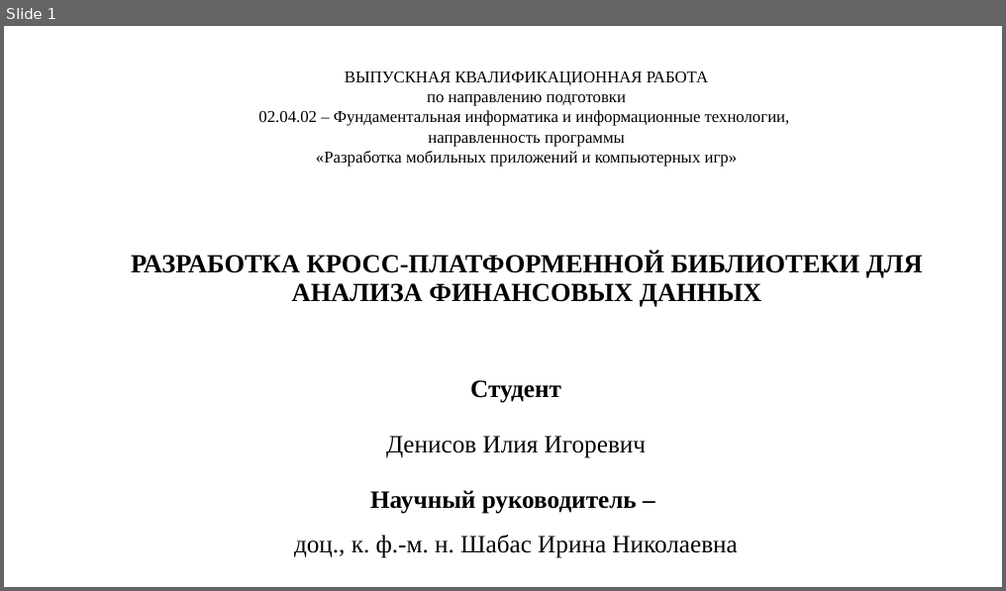
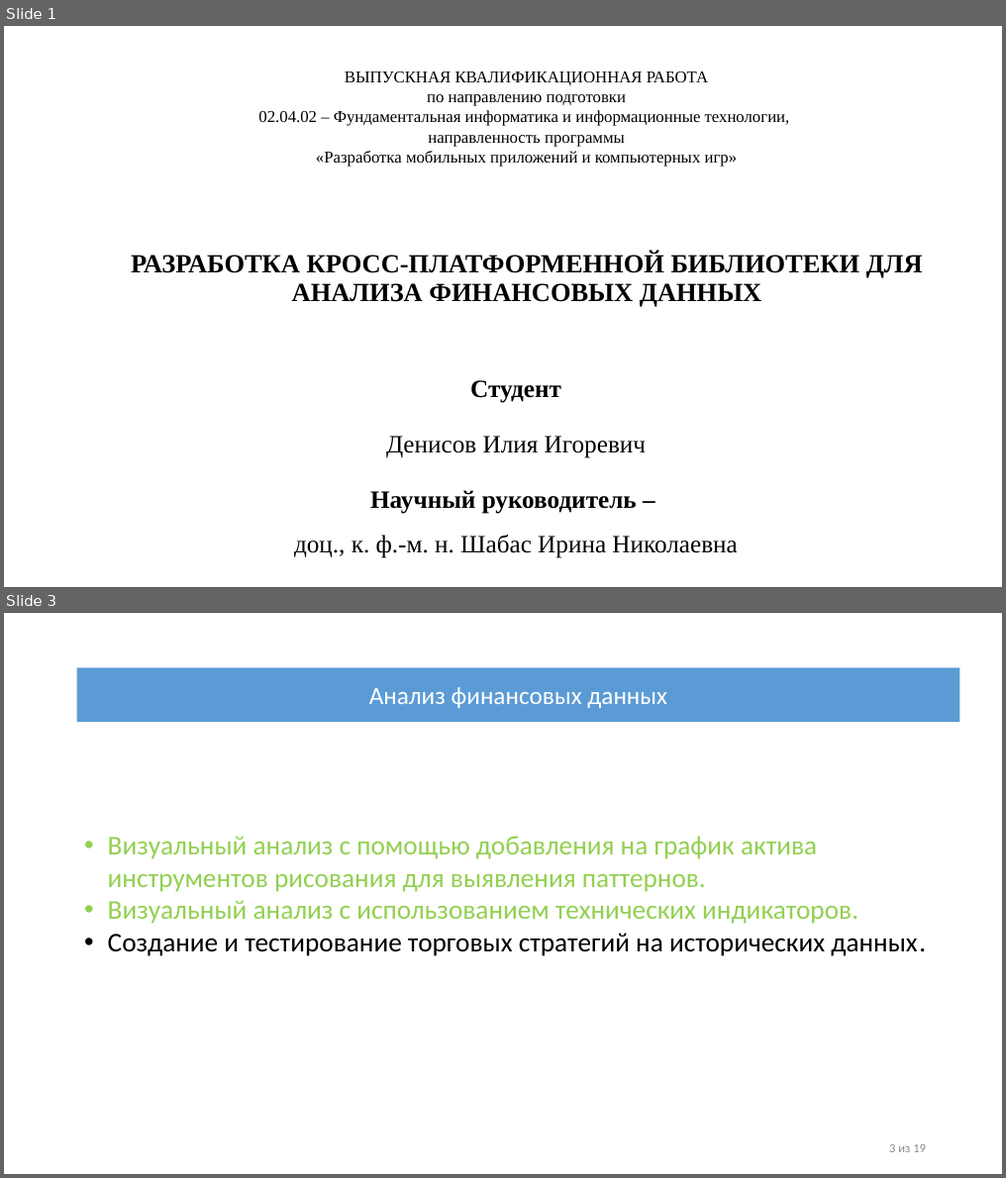
Before and after one commit to IliiaDenisov/masters-thesis, a slide deck: src/Презентация диплома.pptx. Shown one above the other, each under a label of ours: slide 1 before the commit, slides 1 and 3 after it; the slides between them are not shown. The pictures are 1006x591 and 1006x1178 pixels, drawn with LibreOffice and Linux fonts; fonts in the diff are those of the drawing. Boxes give left, top, right and bottom in pixels: in the first picture for what was removed or moved away, otherwise in the second. Text is boxed around its words. In the diff, an @@ line names an element or a change of style, - is before the commit and + after.

```diff
--- a/src/Презентация диплома.pptx
+++ b/src/Презентация диплома.pptx
@@ slide 3 added at <box>4,613,1002,1174</box>, background #FFFFFF @@
@@ rectangle added at <box>76,667,959,722</box>, fill #5B9BD5, 24 pt, text #FFFFFF @@
+Анализ финансовых данных
@@ text added at <box>108,836,926,957</box>, 26 pt, text #92D050 @@
+• Визуальный анализ с помощью добавления на график актива инструментов рисования для выявления паттернов.
+• Визуальный анализ с использованием технических индикаторов.
+• Создание и тестирование торговых стратегий на исторических данных.
@@ text added at <box>889,1145,926,1153</box>, 12 pt, text #8C8C8C @@
+3 из 19
```
Also in this commit, not shown: 14 slides changed, 3 other slides added, 2 slides removed.
